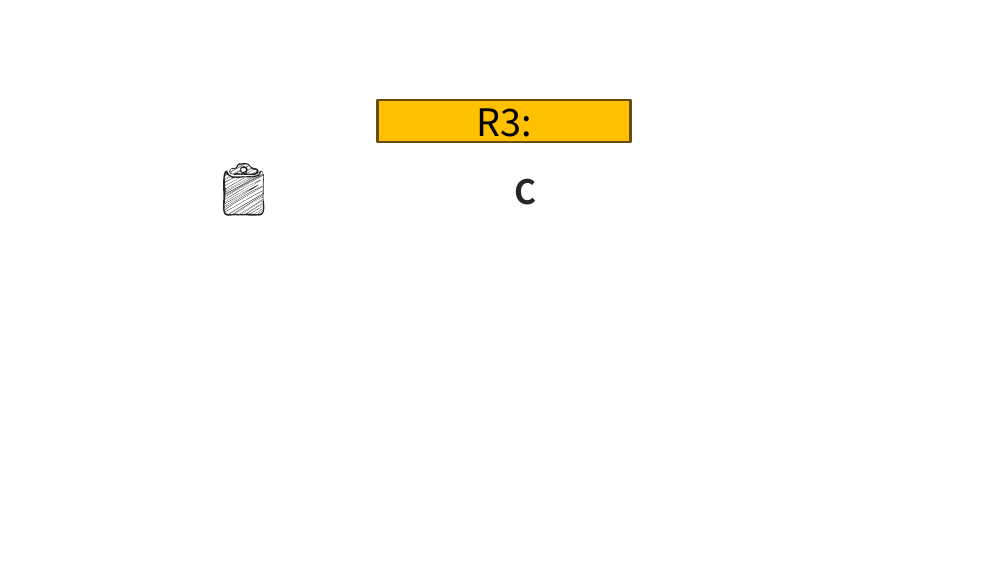
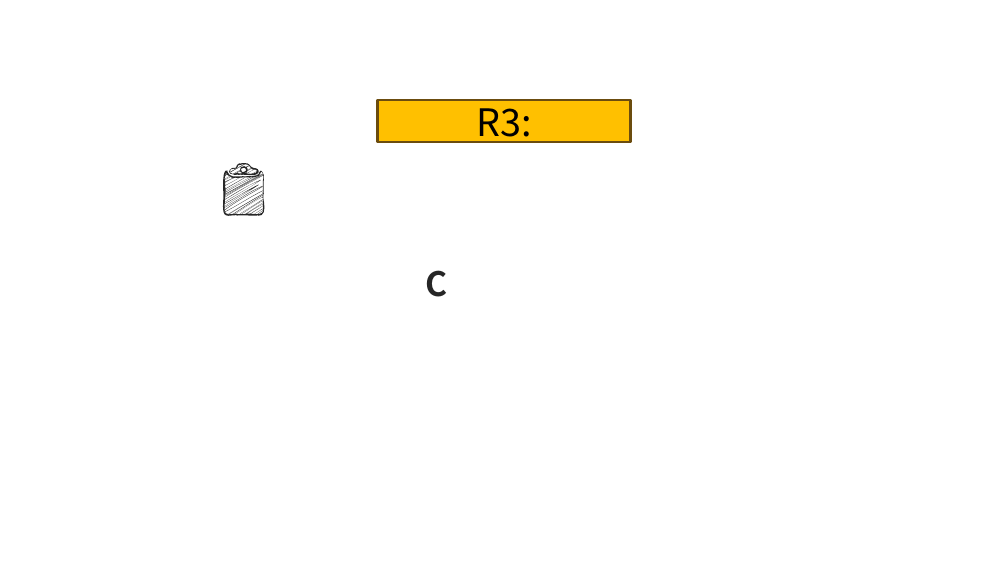
Before and after one commit to on6nx/requirement, a slide deck: slide 35 of uml2/G07翻转课堂2(3.20).pptx (slide 36 before the commit). Drawn at 1008x567 pixels with LibreOffice and Linux fonts; fonts in the diff are those of the drawing; background and template pictures are left out. Boxes give left, top, right and bottom in pixels: in the first picture for what was removed or moved away, otherwise in the second. Text is boxed around its words. In the diff, an @@ line names an element or a change of style, - is before the commit and + after.

```diff
--- a/uml2/G07翻转课堂2(3.20).pptx
+++ b/uml2/G07翻转课堂2(3.20).pptx
@@ text "C": place and size @@
-text "C" at <box>514,178,536,205</box>
+text "C" at <box>425,270,447,297</box>
```
Also in this commit, not shown: 9 other slides changed, 2 slides added, 2 slides removed.
